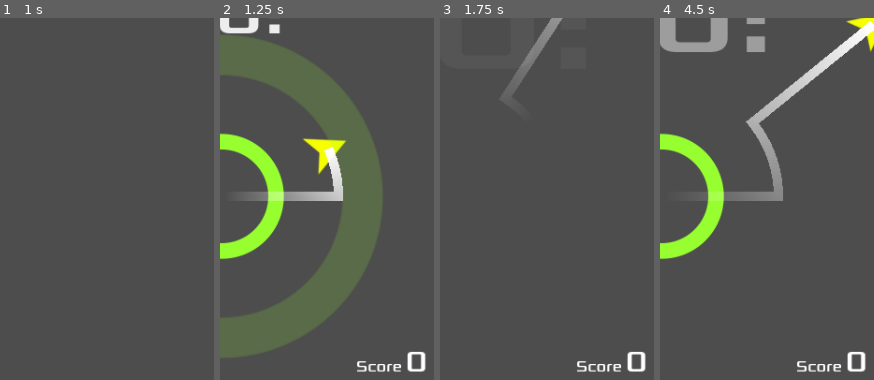
Above: before the commit, frames 1-4 (left to right).
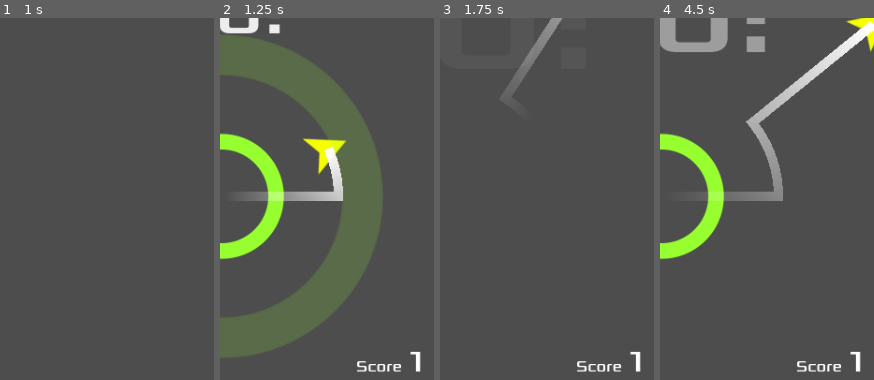
Above: after the commit, the same moments.

Repository: jrenato/circle_jump
Game: Godot game, scene res://Main/main.tscn
Same seed, same stepped clock (60 frames per second), same inputs: the game is played once before the commit and once after it. Sound files missing from this copy of the repository are replaced by a short silence.
Inputs (mouse positions are % of the whole screen's width and height, from its top left):
- Up to frame 1 (1 s): click (28, 42) at 0.5 s
- Up to frame 2 (1.25 s): no input
- Up to frame 3 (1.75 s): tap Enter at 1.25 s; move the mouse to (71, 42) at 1.27 s; hold Right from 1.28 s (still down); hold Ctrl from 1.28 s (still down); click (71, 42) at 1.42 s
- Up to frame 4 (4.5 s): release Right at 2 s; release Ctrl at 2 s; drag from (27, 53) to (48, 11) at 2.02 s; move the mouse to (58, 24) at 2.77 s; hold Right 2.78-3.5 s; tap Z at 2.85 s; click (67, 42) at 3.5 s; drag from (42, 70) to (51, 12) at 4.27 s
The pictures show only the part of the screen within x 47-97%, y 49-99%; the shares and areas given below are measured in that part.

Frame 1 is identical in both runs. In frame 2, 0.4% of the frame differs, in the area x 87-97%, y 92-98%; in frame 3, 0.4%; in frame 4, 0.4%.

Commit message:
Added movement and dynamic radius to circle

Diff:
--- a/Circle/circle.gd
+++ b/Circle/circle.gd
@@ -22,7 +22,7 @@
 		else:
 			orbit_progress_bar.fill_mode = TextureProgressBar.FillMode.FILL_COUNTER_CLOCKWISE
 
- # The angle where the orbit started
+# The angle where the orbit started
 var orbit_start: float = 0.0:
 	set(value):
 		orbit_start = value
@@ -30,6 +30,13 @@
 
 var max_orbits: int = 3 # Number of orbits until the circle disappears
 var orbits_left: int = 0 # Number of orbits the jumper has completed
+
+var move_range: int = 0: # How far the circle can move. Zero means it won't move
+	set(value):
+		move_range = value
+		start_movement()
+
+var move_speed: float = 1.0 # How fast the circle moves
 
 var points: int = 1
 
@@ -45,12 +52,13 @@
 
 func _ready() -> void:
 	sprite_effect.visible = false
-	radius = 100
 
+	# Update the theme
 	sprite.material = sprite.material.duplicate()
 	sprite_effect.material = sprite.material
 	orbit_progress_bar.tint_progress = Settings.theme["circle_fill"]
 
+	# Randomize the orbit direction
 	rotation_speed *= pow(-1, randi() % 2)
 
 
@@ -88,6 +96,17 @@
 	sprite_effect.material.set_shader_parameter("color", color)
 
 
+func start_movement() -> void:
+	if move_range == 0:
+		return
+
+	var move_tween: Tween = get_tree().create_tween().set_loops()
+	move_tween.tween_property(self, "position:x", position.x + move_range, move_speed)
+	move_tween.tween_property(self, "position:x", position.x, move_speed)
+	move_tween.set_trans(Tween.TRANS_QUAD)
+	move_tween.set_ease(Tween.EASE_IN_OUT)
+
+
 func check_orbits() -> void:
 	if abs(pivot.rotation - orbit_start) >= 2 * PI:
 		orbits_left -= 1
--- a/Main/main.gd
+++ b/Main/main.gd
@@ -28,7 +28,7 @@
 func new_game() -> void:
 	camera.position = start_position.position
 	spawn_jumper()
-	spawn_circle(start_position.position, Circle.MODE.STATIC, true)
+	spawn_circle(start_position.position, 100, Circle.MODE.STATIC, true)
 
 	hud.show_hud()
 	hud.show_message("Go!")
@@ -53,11 +53,14 @@
 	jumper.died.connect(_on_jumper_died)
 
 
-func spawn_circle(_position: Vector2, _mode: Circle.MODE, disable_points: bool = false) -> void:
+func spawn_circle(_position: Vector2, _radius: int, _mode: Circle.MODE, _move_speed: float = 0.0, _move_range: int = 0, disable_points: bool = false) -> void:
 	var circle: Circle = circle_scene.instantiate()
 	add_child(circle)
 	circle.position = _position
+	circle.radius = _radius
 	circle.mode = _mode
+	circle.move_speed = _move_speed
+	circle.move_range = _move_range
 
 	if disable_points:
 		circle.points = 0
@@ -79,7 +82,7 @@
 	var next_circle_x: int = randi_range(-150, 150)
 	var next_circle_y: int = randi_range(-500, -400)
 	var next_circle_position: Vector2 = target_circle.position + Vector2(next_circle_x, next_circle_y)
-	spawn_circle.call_deferred(next_circle_position, Circle.MODE.LIMITED)
+	spawn_circle.call_deferred(next_circle_position, 100, Circle.MODE.LIMITED, 0.0, 0)
 
 
 func _on_jumper_died() -> void:
